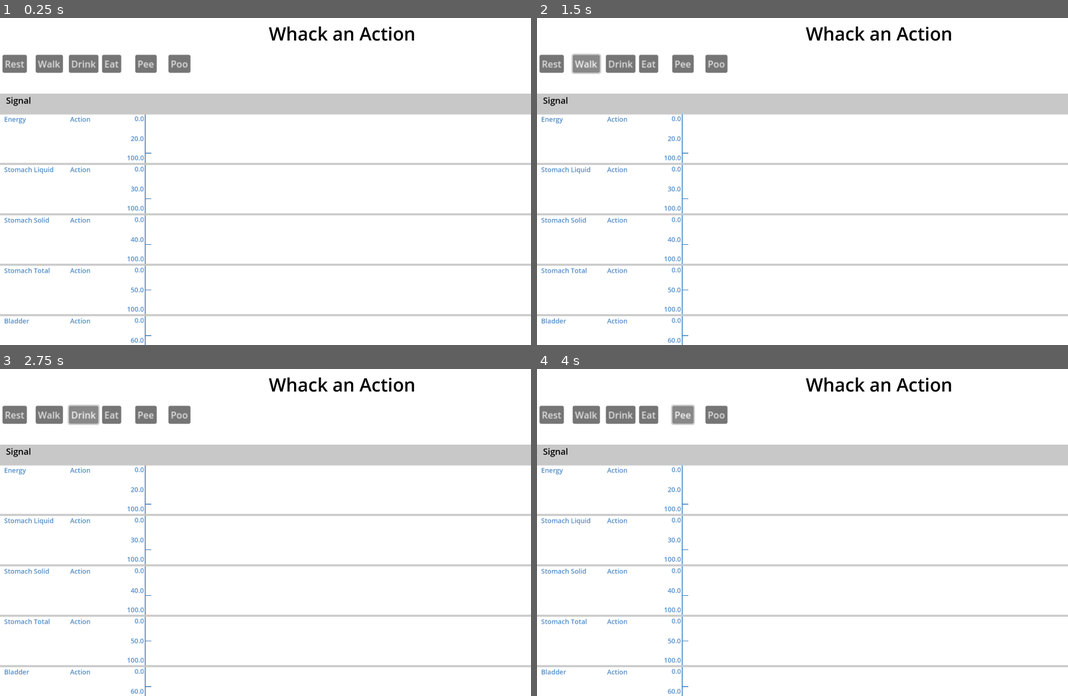
Above: before the commit, frames 1-4 (two rows, left to right).
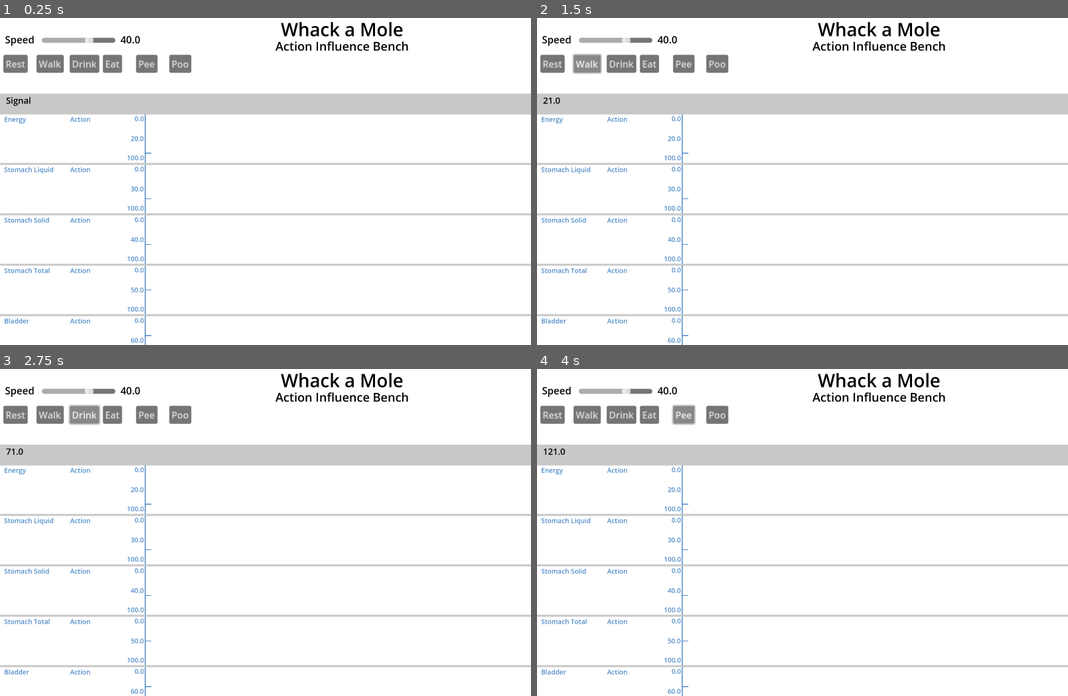
Above: after the commit, the same moments.

Repository: steampunkmind/mitw-action-influence-bench
Game: Godot game, scene res://bench.tscn
The game is run twice, just before and just after one commit, with the same random seed, the same clock (stepped at 60 frames per second) and the same inputs.
Inputs:
- Up to frame 1 (0.25 s): no input
- Up to frame 2 (1.5 s): click "Rest" at 0.5 s; click "Walk" at 1.25 s
- Up to frame 3 (2.75 s): click "Drink" at 2 s
- Up to frame 4 (4 s): click "Eat" at 2.75 s; click "Pee" at 3.5 s

The runs differ from the first frame. In frame 1, 1.8% of the frame differs, in the area x 0-78%, y 1-17%; in frame 2, 1.9%; in frame 3, 1.9%, in the area x 0-78%, y 1-27%; in frame 4, 1.9%.

Commit message:
Adds frame rate slider

Diff:
--- a/bench.gd
+++ b/bench.gd
@@ -1,11 +1,30 @@
 extends ColorRect
+
+@export var frame_rate: float
 
 
 # Called when the node enters the scene tree for the first time.
 func _ready() -> void:
-	pass # Replace with function body.
+	$FrameRateSlider.value = frame_rate
+	$FrameRateValue.text = str(frame_rate)
 
 
 # Called every frame. 'delta' is the elapsed time since the previous frame.
 func _process(delta: float) -> void:
 	pass
+
+
+func _on_frame_rate_slider_value_changed(new_value: float) -> void:
+	if (new_value == 0):
+		$FrameRateValue.text = "PAUSED"
+		$Timer.paused = true
+	else:
+		$FrameRateValue.text = str(new_value)
+		$Timer.paused = false
+
+	$Timer.set_wait_time(1/new_value)
+	frame_rate = new_value
+
+
+func _on_timer_timeout() -> void:
+	$SignalGraph.add_frame()
--- a/bench.tscn
+++ b/bench.tscn
@@ -8,26 +8,72 @@
 font_size = 88
 font_color = Color(0, 0, 0, 1)
 
+[sub_resource type="LabelSettings" id="LabelSettings_lps7h"]
+font_size = 58
+font_color = Color(0, 0, 0, 1)
+
+[sub_resource type="LabelSettings" id="LabelSettings_a5qnj"]
+font_size = 48
+font_color = Color(0, 0, 0, 1)
+
 [node name="Bench" type="ColorRect"]
 offset_right = 3300.0
 offset_bottom = 1950.0
 script = ExtResource("1_3f1fh")
+frame_rate = 40.0
 
-[node name="Label" type="Label" parent="."]
+[node name="Header" type="Label" parent="."]
 layout_mode = 0
 offset_left = 1250.0
-offset_top = 36.0
+offset_top = 15.0
 offset_right = 2050.0
-offset_bottom = 164.0
-text = "Whack an Action"
+offset_bottom = 143.0
+text = "Whack a Mole"
 label_settings = SubResource("LabelSettings_6ynj0")
 horizontal_alignment = 1
 
+[node name="SubHeader" type="Label" parent="."]
+layout_mode = 0
+offset_left = 1250.0
+offset_top = 118.0
+offset_right = 2050.0
+offset_bottom = 204.0
+text = "Action Influence Bench"
+label_settings = SubResource("LabelSettings_lps7h")
+horizontal_alignment = 1
+
+[node name="FrameRateLabel" type="Label" parent="."]
+layout_mode = 0
+offset_left = 24.0
+offset_top = 93.0
+offset_right = 195.0
+offset_bottom = 166.0
+text = "Speed"
+label_settings = SubResource("LabelSettings_a5qnj")
+
+[node name="FrameRateSlider" type="HSlider" parent="."]
+layout_mode = 0
+offset_left = 202.0
+offset_top = 100.0
+offset_right = 320.0
+offset_bottom = 121.0
+scale = Vector2(3, 3)
+max_value = 60.0
+step = 0.5
+
+[node name="FrameRateValue" type="Label" parent="."]
+layout_mode = 0
+offset_left = 581.0
+offset_top = 93.0
+offset_right = 752.0
+offset_bottom = 166.0
+text = "0"
+label_settings = SubResource("LabelSettings_a5qnj")
+
 [node name="ActionButtons" type="ColorRect" parent="."]
 layout_mode = 0
-offset_left = -4.0
 offset_top = 184.0
-offset_right = 3296.0
+offset_right = 3300.0
 offset_bottom = 384.0
 script = ExtResource("2_a5qnj")
 action_array = Array[Dictionary]([{
@@ -53,3 +99,9 @@
 offset_bottom = 1948.0
 grow_vertical = 1
 color = Color(0.784314, 0.784314, 0.784314, 1)
+
+[node name="Timer" type="Timer" parent="."]
+autostart = true
+
+[connection signal="value_changed" from="FrameRateSlider" to="." method="_on_frame_rate_slider_value_changed"]
+[connection signal="timeout" from="Timer" to="." method="_on_timer_timeout"]
--- a/signal_graph.gd
+++ b/signal_graph.gd
@@ -4,6 +4,7 @@
 @export var signal_array_dicts: Array[Dictionary]
 @export var signal_graph_row_template: PackedScene
 
+var frame_count: float = 0
 
 # Called when the node enters the scene tree for the first time.
 func _ready() -> void:
@@ -26,3 +27,8 @@
 # Called every frame. 'delta' is the elapsed time since the previous frame.
 func _process(delta: float) -> void:
 	pass
+
+
+func add_frame() -> void:
+	frame_count = frame_count + 1
+	$Label.text = str(frame_count)
Not shown: 1 places in bench.tscn that only renumber resources
